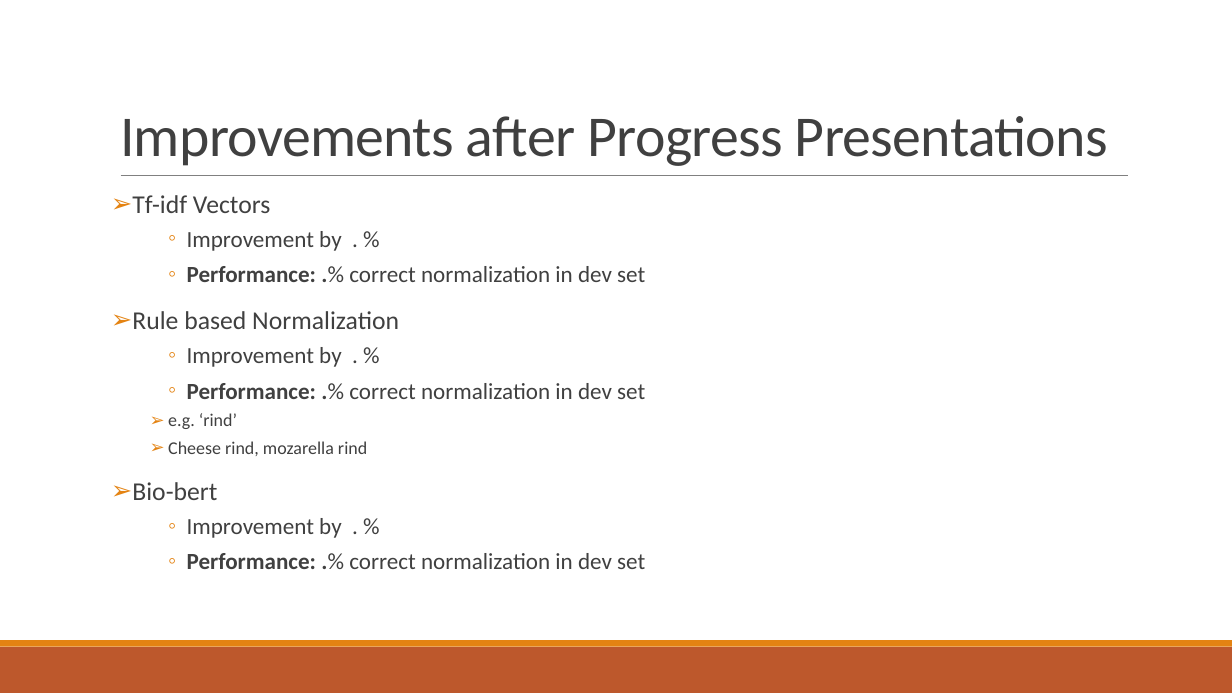
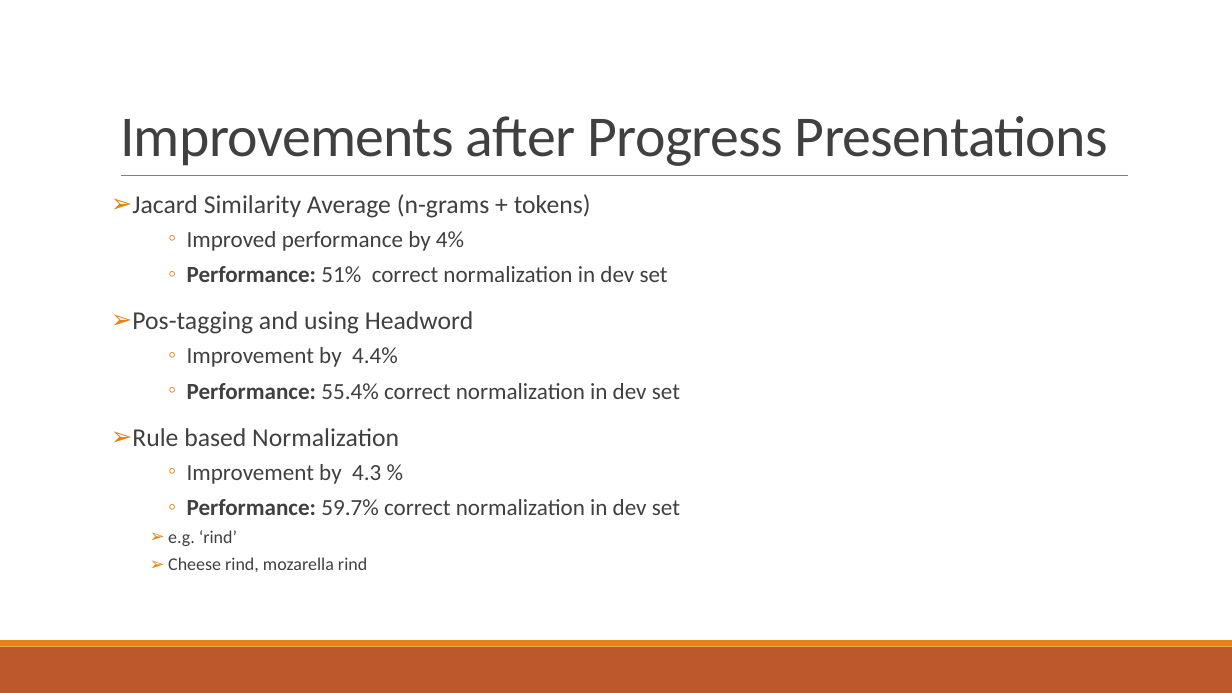
Before and after one commit to abdullahyldz/Cmpe493TermProject, a slide deck: slide 7 of Presentation/Final Presentation/Final Presentation.pptx (slide 8 before the commit). Drawn at 1232x693 pixels with LibreOffice and Linux fonts; fonts in the diff are those of the drawing. Boxes give left, top, right and bottom in pixels: in the first picture for what was removed or moved away, otherwise in the second. Text is boxed around its words. In the diff, an @@ line names an element or a change of style, - is before the commit and + after.

Commit message:
presentation performances are updated

```diff
--- a/Presentation/Final Presentation/Final Presentation.pptx
+++ b/Presentation/Final Presentation/Final Presentation.pptx
@@ text at (132,194,680,399): text changed @@
-    ➢ Tf-idf Vectors
-      ◦ Improvement by . %
-      ◦ Performance: .% correct normalization in dev set
+    ➢ Jacard Similarity Average (n-grams + tokens)
+      ◦ Improved performance by 4%
+      ◦ Performance: 51% correct normalization in dev set
+    ➢ Pos-tagging and using Headword
+      ◦ Improvement by 4.4%
+      ◦ Performance: 55.4% correct normalization in dev set
@@ text at (187,464,680,515): text changed @@
-      ◦ Improvement by . %
-      ◦ Performance: .% correct normalization in dev set
+      ◦ Improvement by 4.3 %
+      ◦ Performance: 59.7% correct normalization in dev set
@@ text at (132,482,645,569): paragraphs removed @@
-    ➢ Bio-bert
-      ◦ Improvement by . %
-      ◦ Performance: .% correct normalization in dev set
```
Also in this commit, not shown: 4 other slides changed, 1 slide added, 1 slide removed.
